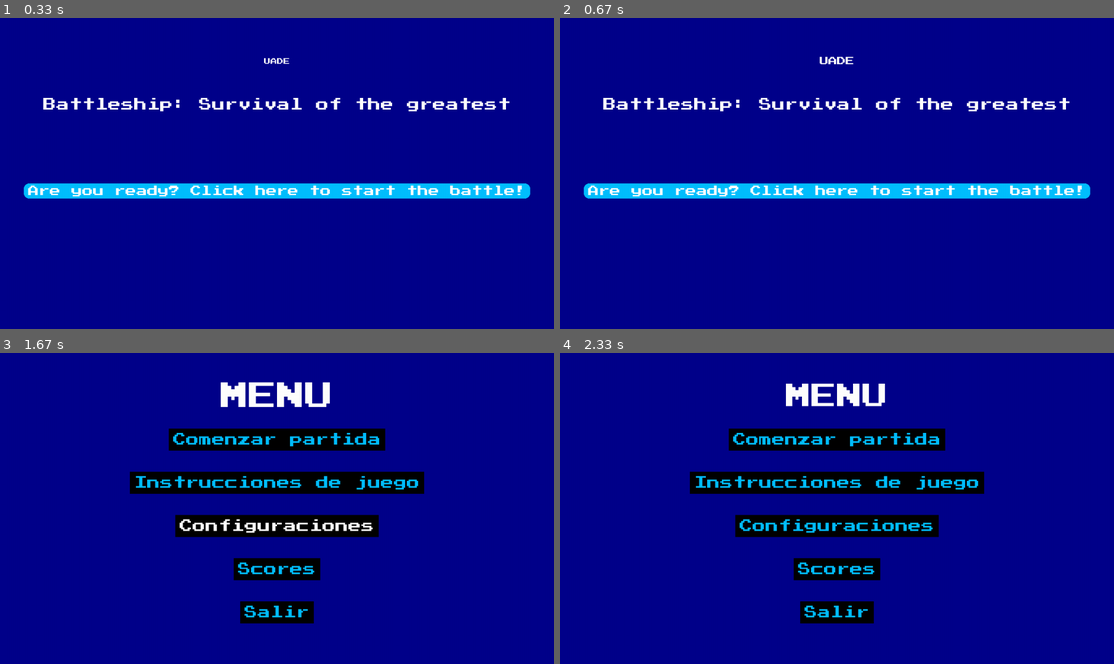
Above: before the commit, frames 1-4 (two rows, left to right).
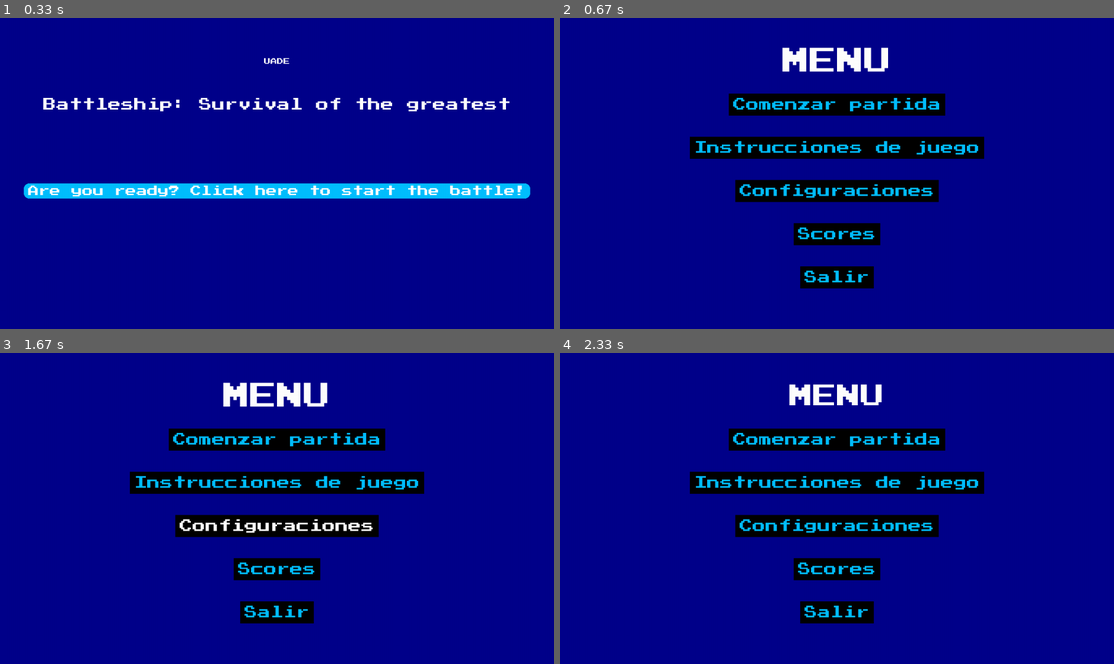
Above: after the commit, the same moments.

Repository: BrianValente/uade-batalla-naval
Game: pygame game, started from uade_battleship/main.py
Same seed, same stepped clock (60 frames per second), same inputs: the game is played once before the commit and once after it.
Inputs (mouse positions are in pixels of both pictures, inside the frame that each line leads up to):
- Up to frame 1 (0.33 s): no input
- Up to frame 2 (0.67 s): tap Esc at 0.33 s
- Up to frame 3 (1.67 s): click (277, 530) at 0.72 s; click (105, 461) at 1.05 s; click (343, 536) at 1.38 s
- Up to frame 4 (2.33 s): click (848, 402) at 1.72 s

Frame 1 is identical in both runs. In frame 2, 16% of the frame differs, in the area x 4-96%, y 9-87%; in frame 3, 0.5%; in frame 4, 0.5%.

Commit message:
any keydown para portada

Diff:
--- a/uade_battleship/portada.py
+++ b/uade_battleship/portada.py
@@ -87,6 +87,8 @@
             if event.type == pygame.MOUSEBUTTONDOWN:
                 if PLAY_BUTTON.checkForInput(MENU_MOUSE_POS):
                     play()
+            if event.type == pygame.KEYDOWN:
+                play()
 
         pygame.display.update()
 
